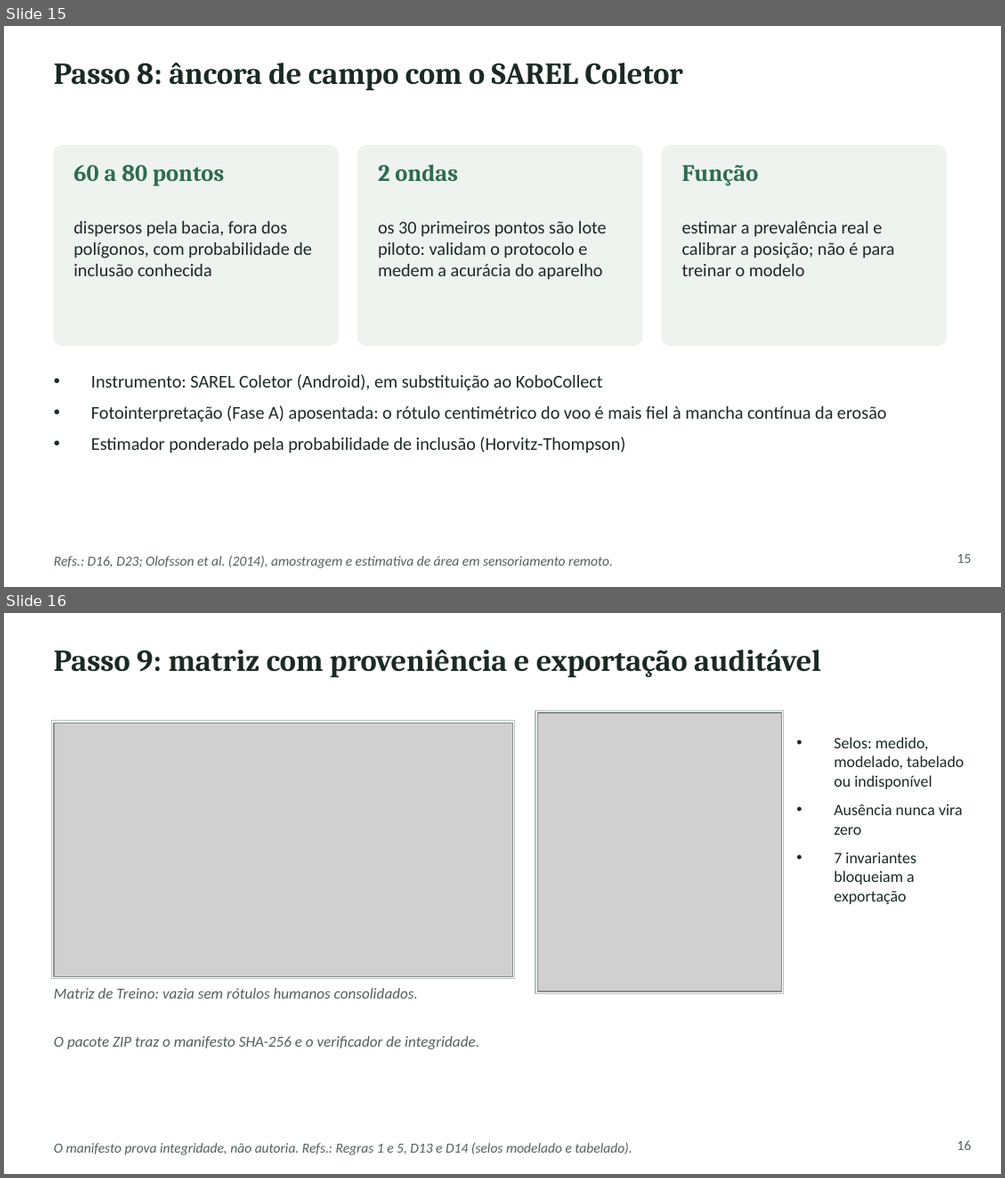
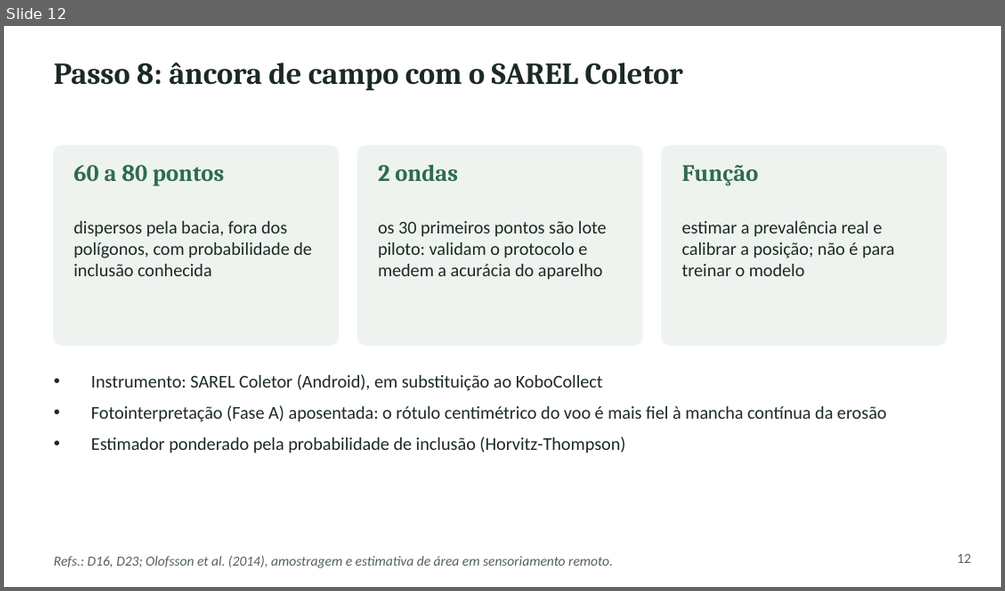
Before and after one commit to RedZardoz/localizador-erosao-v02, a slide deck: docs/Apresentacao_SAREL_Plataforma_Metodo_Desafios.pptx. Shown one above the other, each under a label of ours: slides 15 and 16 before the commit, slide 12 after it. The pictures are 1005x1178 and 1005x591 pixels, drawn with LibreOffice and Linux fonts; fonts in the diff are those of the drawing; grey boxes stand for pictures. Boxes give left, top, right and bottom in pixels: in the first picture for what was removed or moved away, otherwise in the second. Text is boxed around its words. In the diff, an @@ line names an element or a change of style, - is before the commit and + after.

```diff
--- a/docs/Apresentacao_SAREL_Plataforma_Metodo_Desafios.pptx
+++ b/docs/Apresentacao_SAREL_Plataforma_Metodo_Desafios.pptx
@@ slide 16 removed at <box>4,613,1001,1174</box>, background #FFFFFF @@
@@ text removed at <box>54,649,821,678</box> @@
-Passo 9: matriz com proveniência e exportação auditável
@@ rectangle removed at <box>535,711,784,994</box> @@
@@ picture removed at <box>537,713,782,992</box> @@
@@ rectangle removed at <box>52,721,514,979</box> @@
@@ picture removed at <box>54,722,512,977</box> @@
@@ text removed at <box>833,737,963,904</box> @@
-• Selos: medido, modelado, tabelado ou indisponível
-• Ausência nunca vira zero
-• 7 invariantes bloqueiam a exportação
@@ text removed at <box>54,988,418,998</box> @@
-Matriz de Treino: vazia sem rótulos humanos consolidados.
@@ text removed at <box>54,1036,479,1049</box> @@
-O pacote ZIP traz o manifesto SHA-256 e o verificador de integridade.
@@ text removed at <box>54,1143,631,1155</box> @@
-O manifesto prova integridade, não autoria. Refs.: Regras 1 e 5, D13 e D14 (selos modelado e tabelado).
@@ text removed at <box>957,1140,971,1150</box> @@
-16
@@ what was slide 15 is now slide 12 @@
@@ slide 12 changed as well @@
@@ text at <box>957,554,971,563</box>: text changed @@
-15
+12
```
Also in this commit, not shown: 11 other slides changed, 4 other slides removed.
